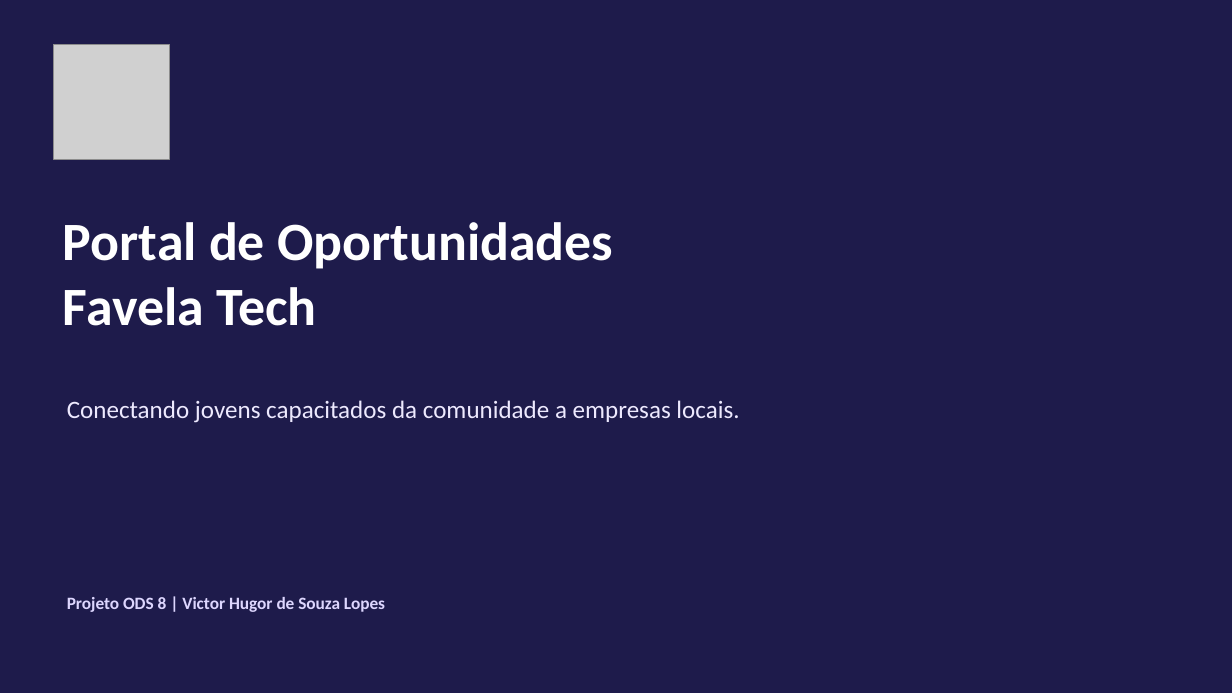
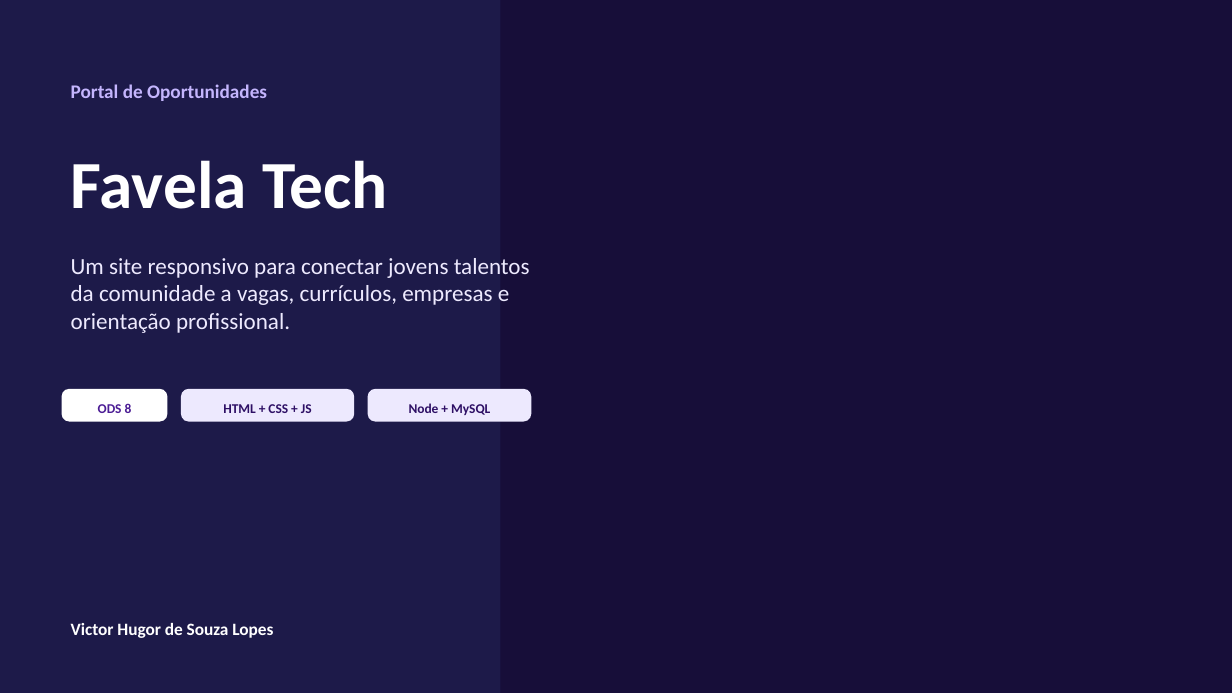
Before and after one commit to victor-hugor-log/Projeto-Final, a slide deck: slide 1 of pitch/favela-tech-apresentacao.pptx. Drawn at 1232x693 pixels with LibreOffice and Linux fonts; fonts in the diff are those of the drawing; grey boxes stand for pictures; background and template pictures are left out. Boxes give left, top, right and bottom in pixels: in the first picture for what was removed or moved away, otherwise in the second. Text is boxed around its words. In the diff, an @@ line names an element or a change of style, - is before the commit and + after.

```diff
--- a/pitch/favela-tech-apresentacao.pptx
+++ b/pitch/favela-tech-apresentacao.pptx
@@ rectangle at (0,0,1232,693): fill #1E1B4B at 78% opacity to #160B35 at 80% opacity @@
@@ rectangle added at (0,0,501,693), fill #1E1B4B at 93% opacity @@
@@ picture removed at (54,44,169,160) @@
@@ text "Portal de Oportunidades": place and size @@
-text "Portal de Oportunidades" at (63,222,613,326)
+text "Portal de Oportunidades" at (71,84,267,101)
@@ text "Portal de Oportunidades" at (71,84,267,101): size 42 to 15 pt, text colour #FFFFFF to #C4B5FD @@
@@ text added at (71,160,388,209), 52.5 pt, text #FFFFFF, bold @@
+Favela Tech
@@ text added at (71,258,530,333), 18 pt, text #EDE9FE @@
+Um site responsivo para conectar jovens talentos da comunidade a vagas, currículos, empresas e orientação profissional.
@@ text at (63,287,317,326): paragraph removed @@
-Favela Tech
@@ rounded rectangle added at (62,389,168,421), fill #FFFFFF @@
@@ rounded rectangle added at (181,389,355,421), fill #EDE9FE @@
@@ rounded rectangle added at (368,389,531,421), fill #EDE9FE @@
@@ text removed at (67,400,739,423) @@
-Conectando jovens capacitados da comunidade a empresas locais.
@@ text added at (98,404,132,413), 10.5 pt, text #4C1D95, bold @@
+ODS 8
@@ text added at (223,404,312,413), 10.5 pt, text #2E1065, bold @@
+HTML + CSS + JS
@@ text added at (409,403,490,415), 10.5 pt, text #2E1065, bold @@
+Node + MySQL
@@ text at (71,623,273,638): text changed; text colour #DDD6FE to #FFFFFF @@
-Projeto ODS 8 | Victor Hugor de Souza Lopes
+Victor Hugor de Souza Lopes
```
Also in this commit, not shown: 11 slides added, 6 slides removed, 47 other files.
